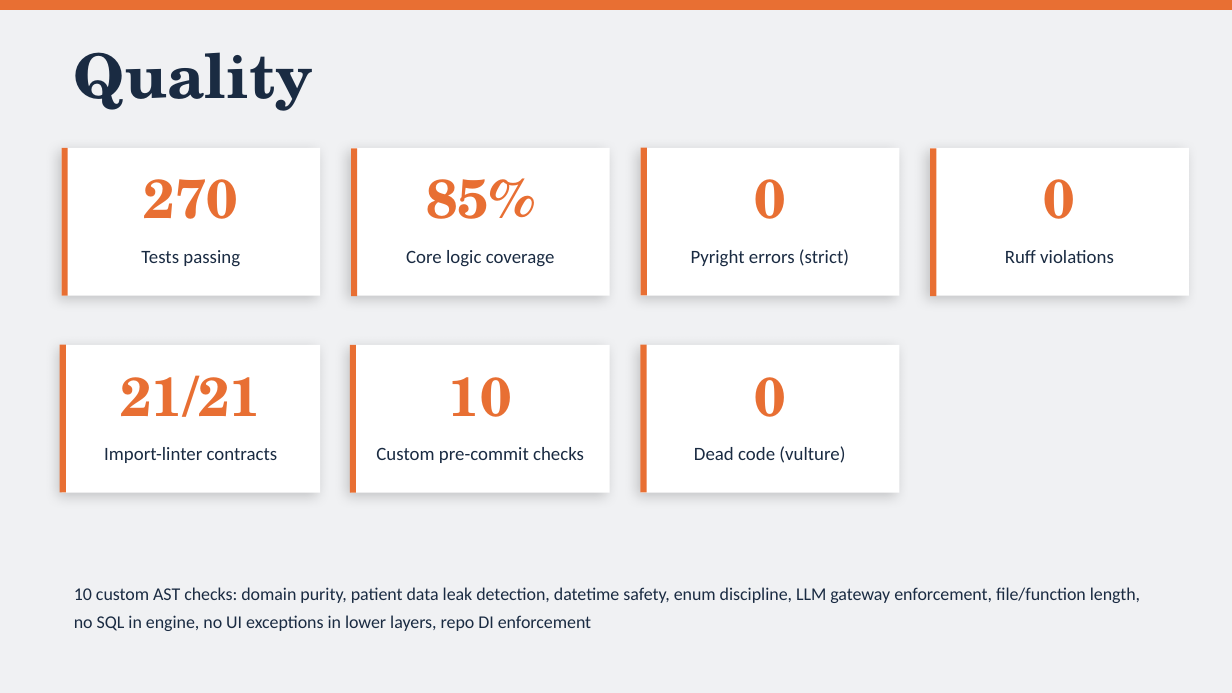
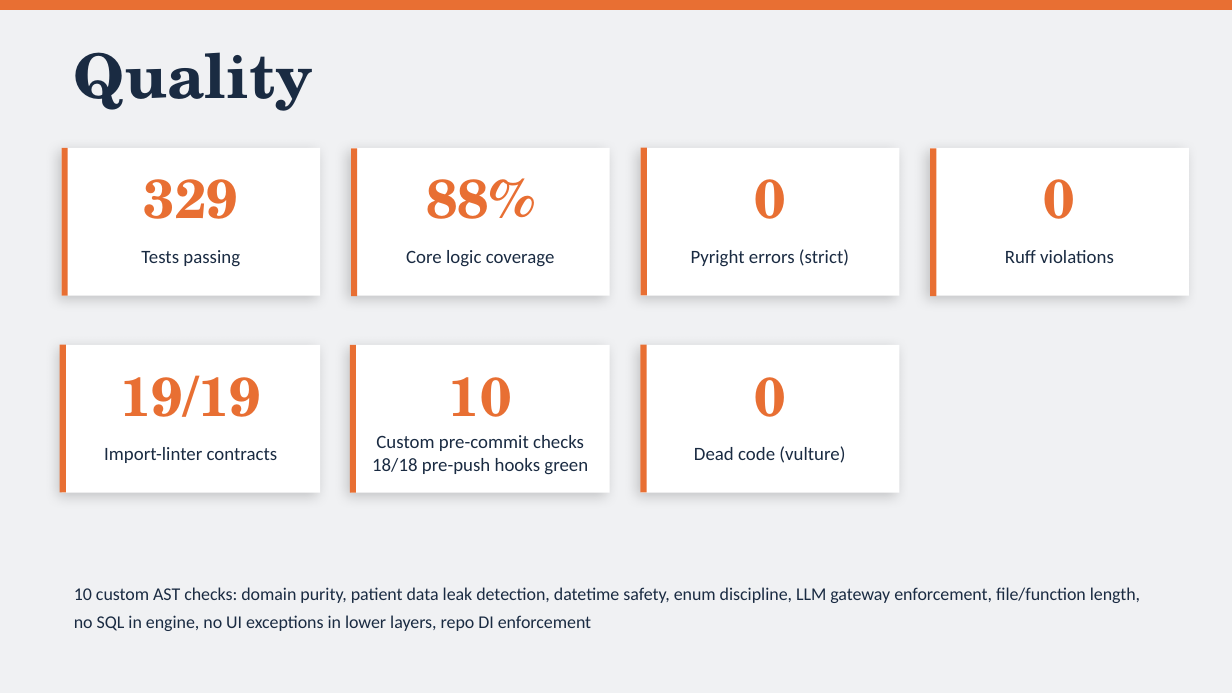
Before and after one commit to matt-grain/pharma-derive, a slide deck: slide 20 of presentation/CDDE_Presentation.pptx (slide 17 before the commit). Drawn at 1232x693 pixels with LibreOffice and Linux fonts; fonts in the diff are those of the drawing. Boxes give left, top, right and bottom in pixels: in the first picture for what was removed or moved away, otherwise in the second. Text is boxed around its words. In the diff, an @@ line names an element or a change of style, - is before the commit and + after.

```diff
--- a/presentation/CDDE_Presentation.pptx
+++ b/presentation/CDDE_Presentation.pptx
@@ text at (144,179,238,219): text changed @@
-270
+329
@@ text at (426,178,534,219): text changed @@
-85%
+88%
@@ text at (120,375,261,417): text changed @@
-21/21
+19/19
@@ text at (372,458,588,475): paragraph added @@
+18/18 pre-push hooks green
```
Also in this commit, not shown: 12 other slides changed, 1 slide added, 1 other file.
